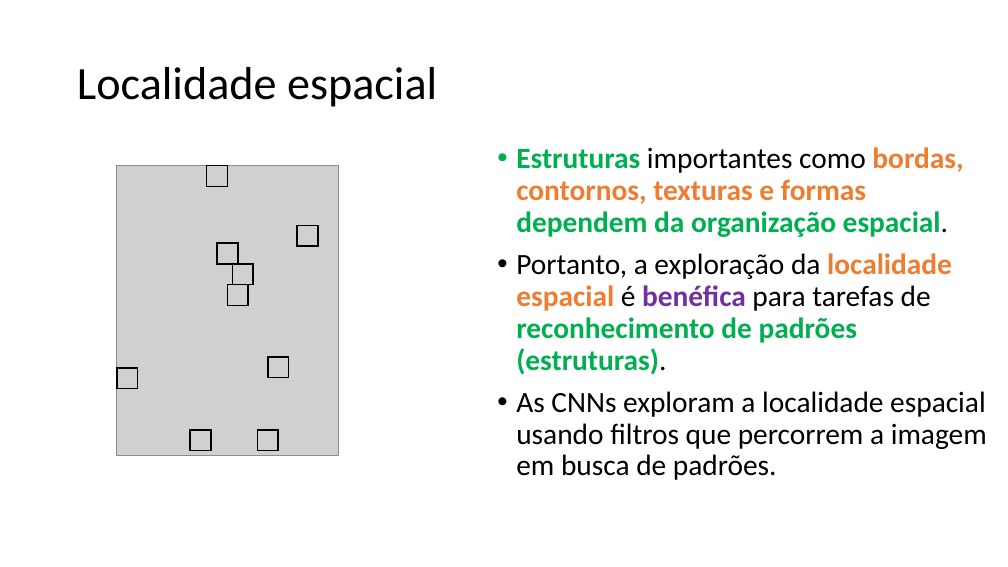
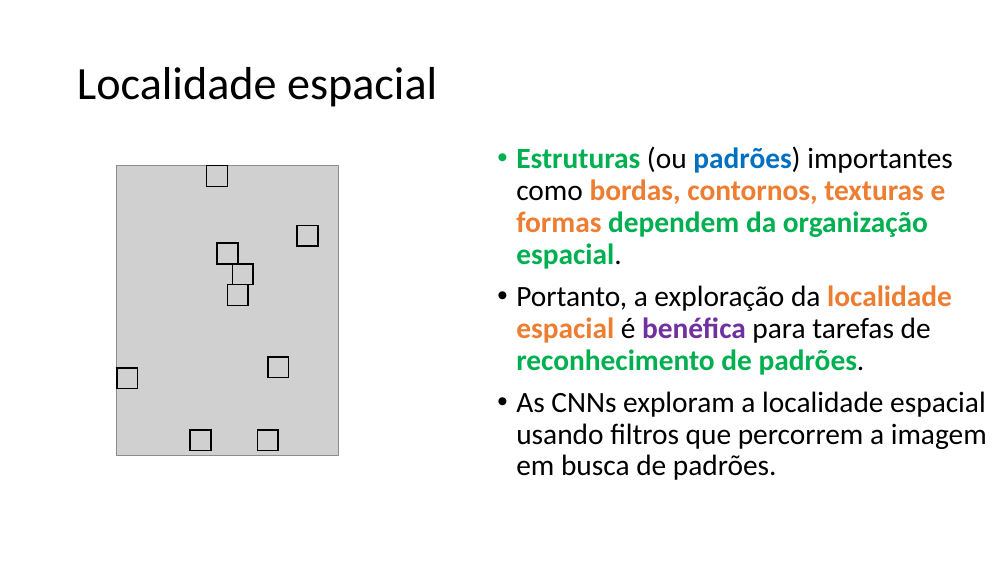
Before and after one commit to zz4fap/c24_inteligencia_artificial, a slide deck: slide 9 of slides/C24_CNN.pptx. Drawn at 1008x567 pixels with LibreOffice and Linux fonts; fonts in the diff are those of the drawing; grey boxes stand for pictures. Boxes give left, top, right and bottom in pixels: in the first picture for what was removed or moved away, otherwise in the second. Text is boxed around its words. In the diff, an @@ line names an element or a change of style, - is before the commit and + after.

```diff
--- a/slides/C24_CNN.pptx
+++ b/slides/C24_CNN.pptx
@@ text at bbox=[516, 146, 953, 375]: text changed @@
-• Estruturas importantes como bordas, contornos, texturas e formas dependem da organização espacial.
-• Portanto, a exploração da localidade espacial é benéfica para tarefas de reconhecimento de padrões (estruturas).
+• Estruturas (ou padrões) importantes como bordas, contornos, texturas e formas dependem da organização espacial.
+• Portanto, a exploração da localidade espacial é benéfica para tarefas de reconhecimento de padrões.
```
Also in this commit, not shown: 19 other slides changed, 1 other file.
